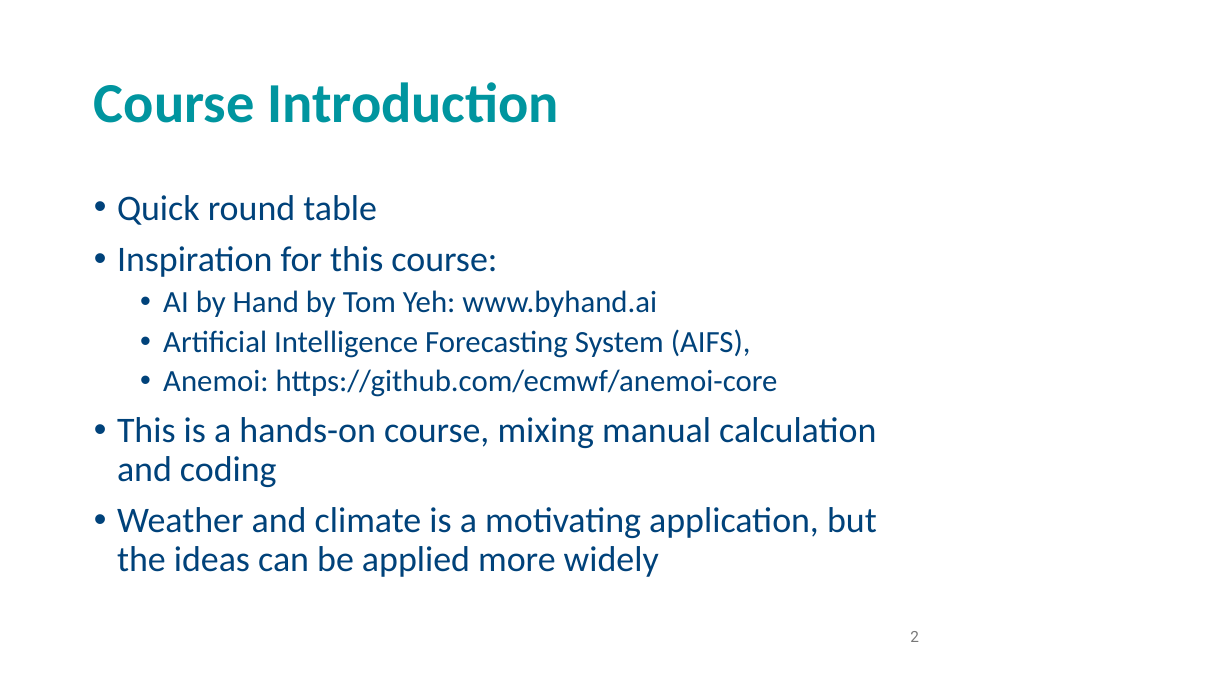
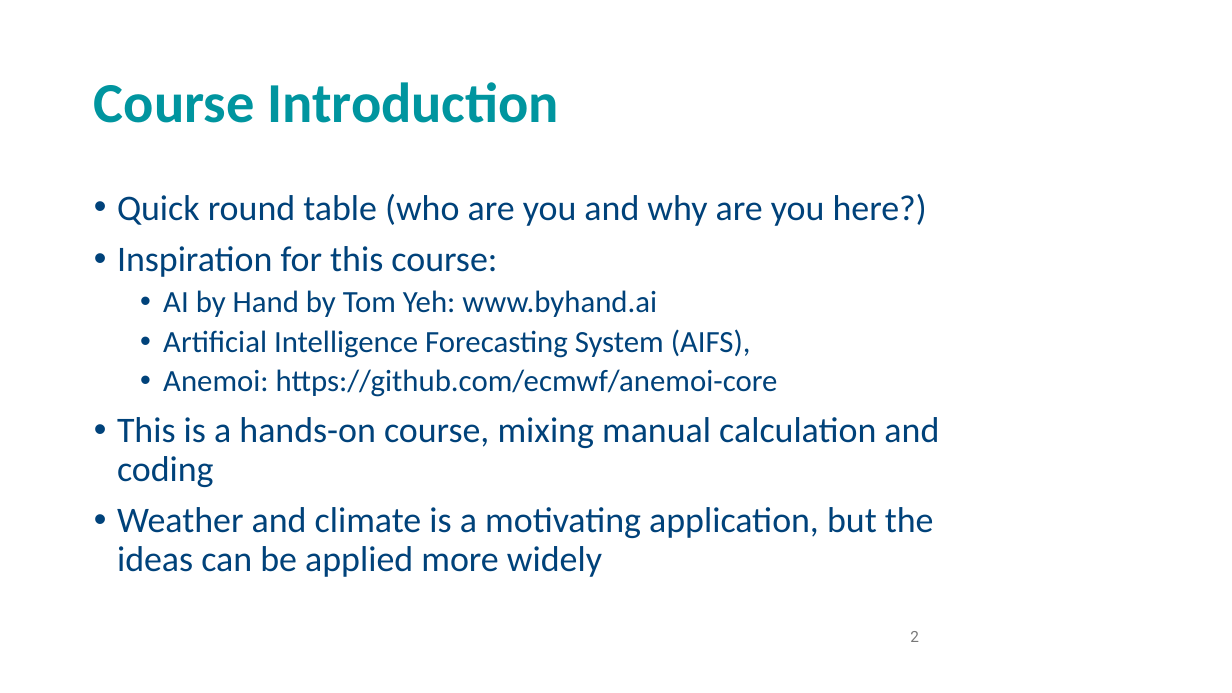
Before and after one commit to andrewcparnell/STAT41130, a slide deck: slide 2 of slides/day 1/D1C1_LR_NNs.pptx. Drawn at 1232x693 pixels with LibreOffice and Linux fonts; fonts in the diff are those of the drawing; background and template pictures are left out. Boxes give left, top, right and bottom in pixels: in the first picture for what was removed or moved away, otherwise in the second. Text is boxed around its words. In the diff, an @@ line names an element or a change of style, - is before the commit and + after.

```diff
--- a/slides/day 1/D1C1_LR_NNs.pptx
+++ b/slides/day 1/D1C1_LR_NNs.pptx
@@ text at (x1=117, y1=194, x2=927, y2=226): text changed @@
-• Quick round table
+• Quick round table (who are you and why are you here?)
```
Also in this commit, not shown: 8 other slides changed, 7 other files.
